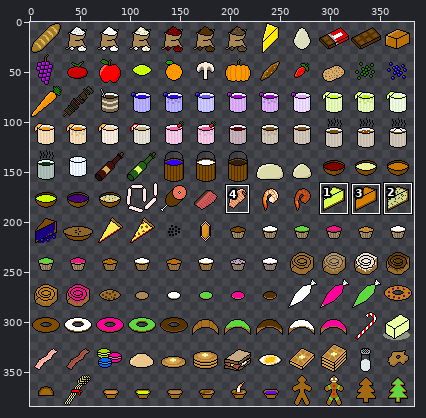
Sprite sheet: Assets/Items/CafeItems1.png. The first picture is a wide view before the edit; the outline marks the close-up.
Close-up. Before the commit:
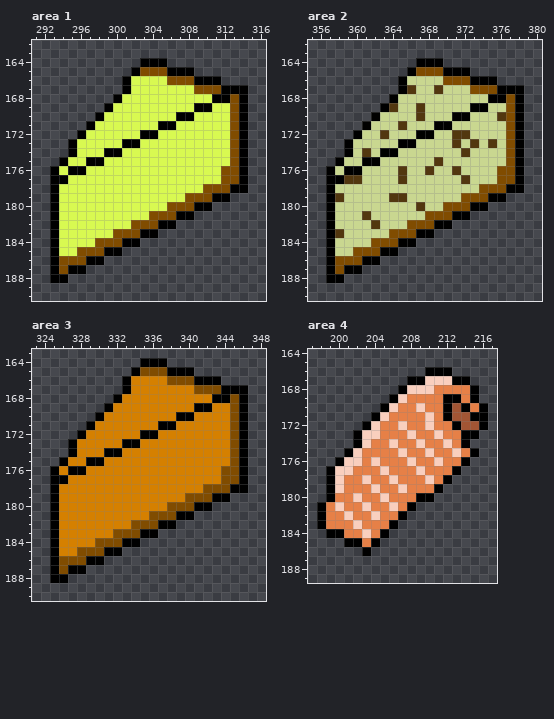
The file is 384x384 pixels. Colours within 5 levels of each other are drawn and written as one. Shown: area 1: x 291..316, y 162..190; area 2: x 355..380, y 162..190; area 3: x 323..348, y 163..190; area 4: x 197..217, y 164..189. The commit also changed other parts of the picture, which this record leaves out.
After:
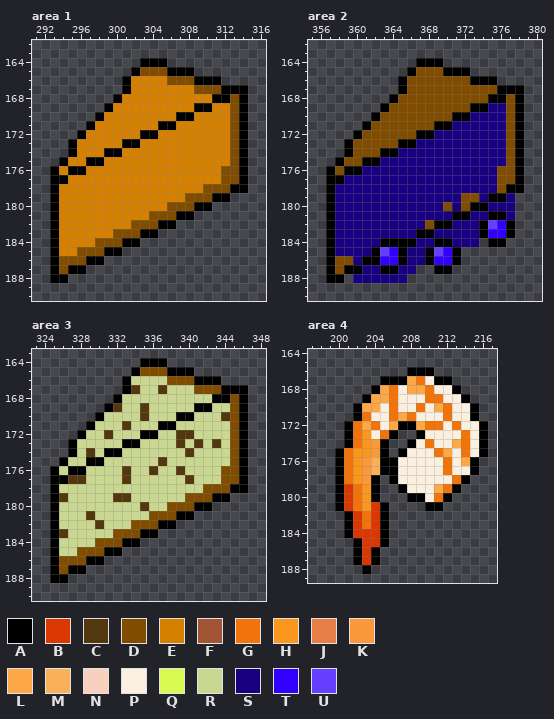
Palette (. is transparent): A #000000  B #db3702  C #52370f  D #804c00  E #d58000  F #a25534  G #f27309  H #fb971c  J #e68047  K #f9993b  L #fca846  M #faaf59  N #f9cfbe  P #fbefdf  Q #d8f951  R #c9d790  S #190080  T #3300ff  U #653fff
The exact change:
Changed rows in their new state; - is an unchanged pixel.
Area 1:
first column x 294:
166 --------EEEE-------
167 --------EEEEEEE----
168 -------EEEEEEEEEE--
169 ------EEEEEEEEE--EE
170 -----EEEEEEEE--EEEE
171 ----EEEEEEE--EEEEEE
172 ---EEEEEE--EEEEEEEE
173 --EEEEE--EEEEEEEEEE
174 --EEE--EEEEEEEEEEEE
175 -EE--EEEEEEEEEEEEEE
176 E--EEEEEEEEEEEEEEE-
177 -EEEEEEEEEEEEEEEEE-
178 EEEEEEEEEEEEEEEE---
179 EEEEEEEEEEEEEE-----
180 EEEEEEEEEEEE-------
181 EEEEEEEEEE---------
182 EEEEEEEE-----------
183 EEEEEE-------------
184 EEEE---------------
185 EE-----------------
Area 2:
first column x 358:
166 --------DDDD--------
167 --------DDDDDDD-----
168 -------DDDDDDDDDD---
169 ------DDDDDDDDD--SS-
170 -----DDDDDDDD--SSSS-
171 ----DDDDDDD--SSSSSS-
172 ---DDDDDD--SSSSSSSS-
173 --DDDDD--SSSSSSSSSS-
174 --DDD--SSSSSSSSSSSS-
175 -DD--SSSSSSSSSSSSSS-
176 D--SSSSSSSSSSSSSSS--
177 -SSSSSSSSSSSSSSSSS--
178 SSSSSSSSSSSSSSSSSS--
179 SSSSSSSSSSSSSS--S--S
180 SSSSSSSSSSSS-S---SSS
181 SSSSSSSSSSSSS--SSAAS
182 SSSSSSSSSS---SSSAUTA
183 SSSSSSSSS--SSSSSATTA
184 SSSSSAA--SSAASSS-AA-
185 SSSSAUTASSAUTA------
186 --S--TTASSATTA------
187 ---SSAASS--AA-------
188 --SSSSSS------------
Area 3:
first column x 326:
166 --------RRRR-------
167 --------CRRCRRR----
168 -------RRRRRRRRRR--
169 ------CRRCRRRRR--RR
170 -----RRRRCRRR--RRRC
171 ----RRRCRRR--RRRRRR
172 ---RRCRRR--RRCCRRRR
173 --RRRRR--RRRRCRCRCR
174 --RCR--RRRRRRRCRRRR
175 -RR--RRRRRRCRRRRRRR
176 R--RRRRCRRCRRCRRRR-
177 -CCRRRRCRRRRRRCRRR-
178 RRRRRRRRRRRRRRRR---
179 CRRRRRCCRRRRRR-----
180 RRRRRRRRRCRR-------
181 RRRCRRRRRR---------
182 RRRRCRRR-----------
183 CRRRRR-------------
184 RRRR---------------
185 RR-----------------
Area 4:
first column x 198:
166 ----------AA-..----
167 -------AAALGPAA..--
168 ------ALGPLLGPPA..-
169 -----ALLGPPPGGPPA.-
170 ----ALLPGPPGPLGPPA.
171 ----AGPPGLGPPPGPP-.
172 ---AGLGPLAALGGPGPP-
173 ---AGHPGA..APPPPGPA
174 ---AGHKA..APGPPLGPA
175 --AGHHKA.APPPGLPGPA
176 ---GHKMAAPPPPPGPLA-
177 -.AGHKMAAPPPPPGPPA-
178 -.AGHKA.APPPPPPGA--
179 -.ABGHA..APPPLGA---
180 -.ABGHA...A-PGA----
181 ..ABGHBA...-AA-----
182 ...ABGBA..---------
183 ...ABGBA.----------
184 -..ABBB------------
185 ---.-BBA-----------
186 ----ABA------------
187 ----ABA------------
188 -----A-------------
Pixel boxes of the changes (left, top, right, bottom) in both close-ups:
changed: (59, 76, 230, 256)
changed: (335, 76, 515, 283)
changed: (59, 376, 230, 556)
changed: (317, 367, 488, 574)
